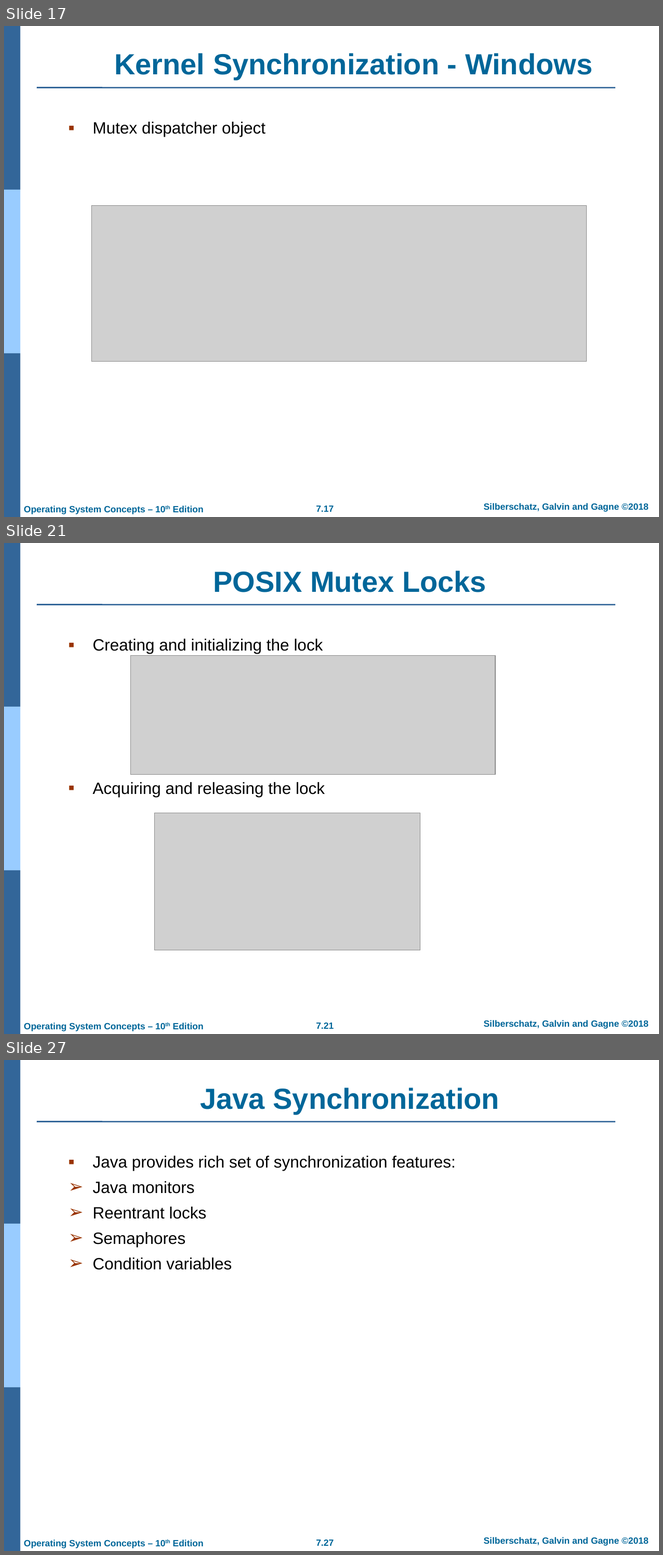
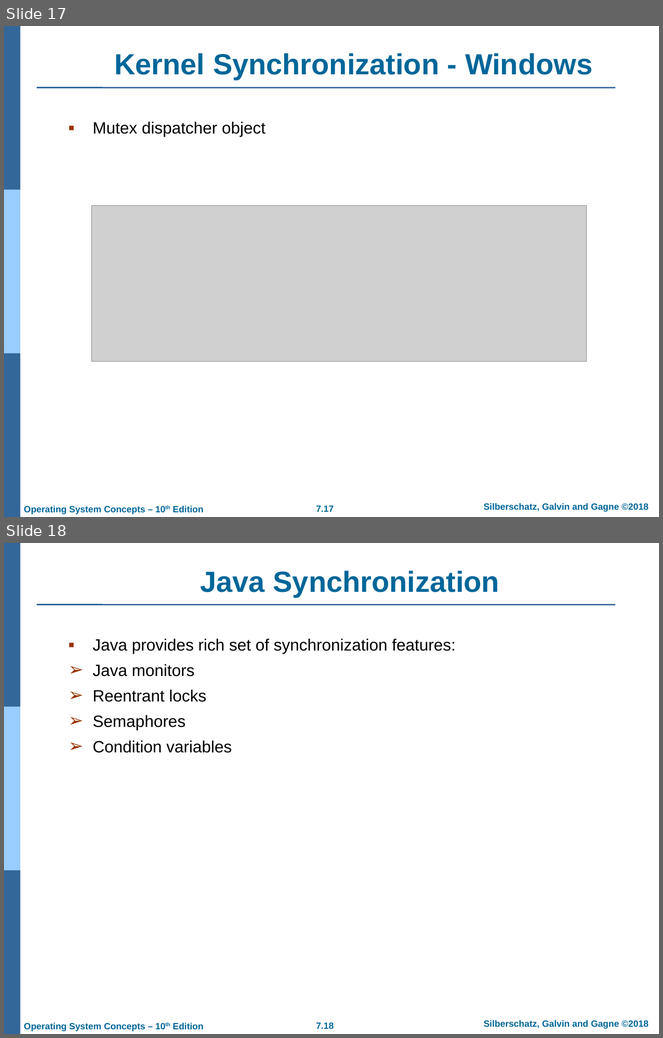
Before and after one commit to atu-se/atu.innomadic.com, a slide deck: courses/os/lectures/ch7.pptx. Shown one above the other, each under a label of ours: slides 17, 21 and 27 before the commit, slides 17 and 18 after it; the slides between them are not shown. The pictures are 663x1555 and 663x1038 pixels, drawn with LibreOffice and Linux fonts; fonts in the diff are those of the drawing; grey boxes stand for pictures; background and template pictures are left out. Boxes give left, top, right and bottom in pixels: in the first picture for what was removed or moved away, otherwise in the second. Text is boxed around its words. In the diff, an @@ line names an element or a change of style, - is before the commit and + after.

```diff
--- a/courses/os/lectures/ch7.pptx
+++ b/courses/os/lectures/ch7.pptx
@@ slide 21 removed at bbox=[4, 543, 659, 1034], background #FFFFFF; not listed: 7 template elements that a slide beside it also shows @@
@@ title removed at bbox=[213, 571, 487, 592] @@
-POSIX Mutex Locks
@@ text removed at bbox=[93, 639, 325, 797] @@
-▪ Creating and initializing the lock
-▪ Acquiring and releasing the lock
@@ picture removed at bbox=[130, 656, 495, 775] @@
@@ picture removed at bbox=[155, 813, 421, 951] @@
@@ what was slide 27 is now slide 18 @@
@@ page number at bbox=[316, 1022, 334, 1029]: text changed @@
-7.27
+7.18
```
Also in this commit, not shown: 1 slide changed, 8 other slides removed.
